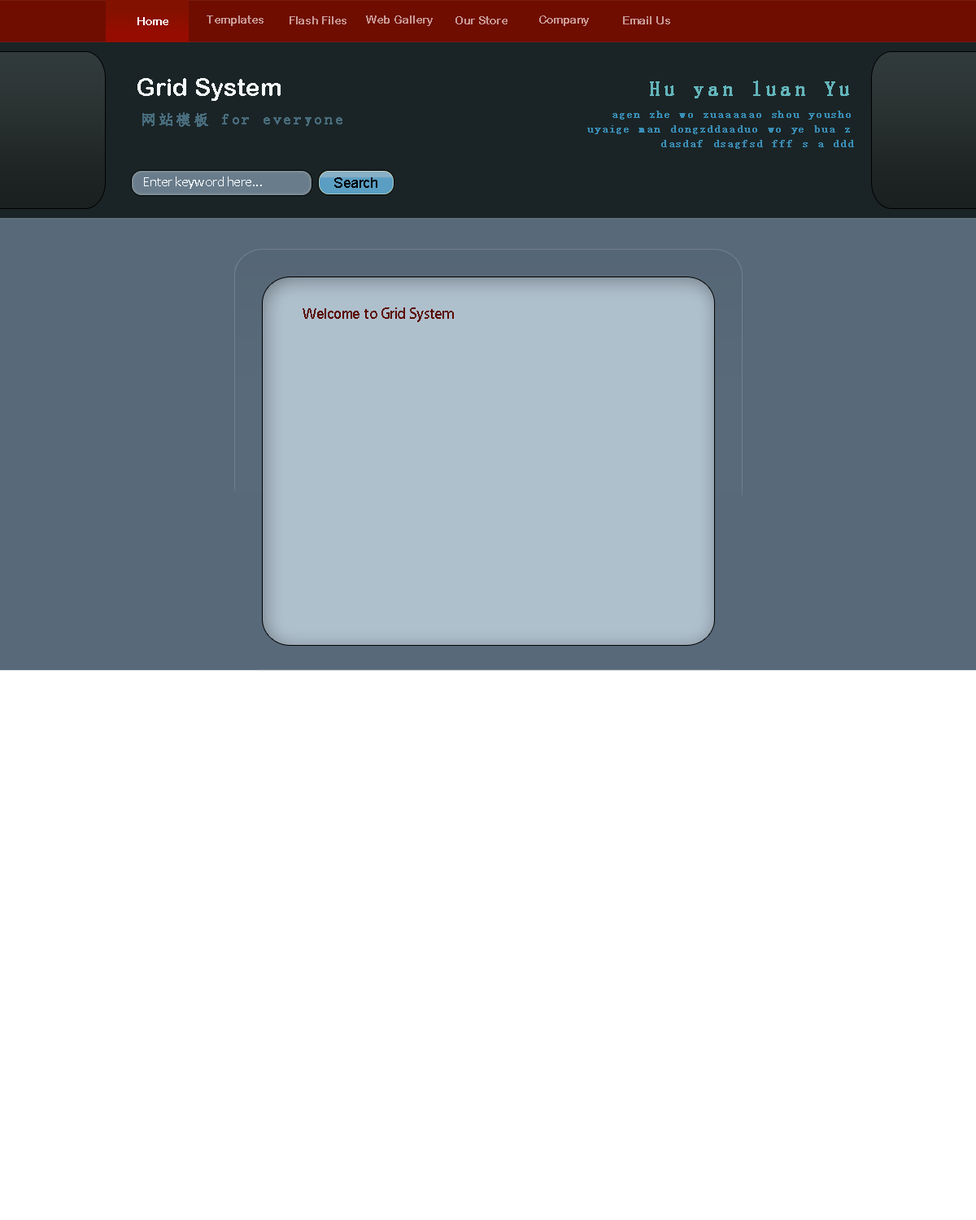
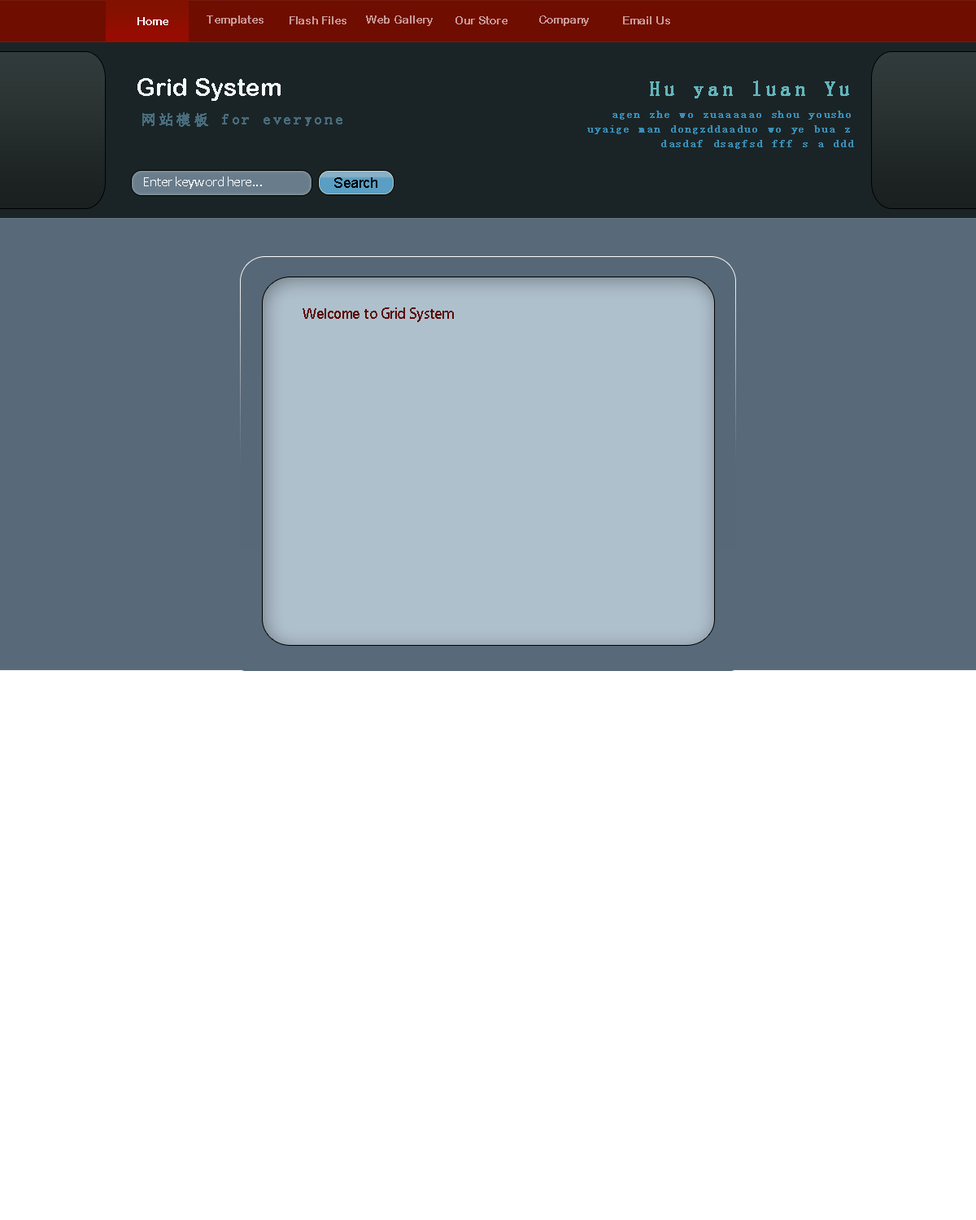
Revision of a layered 976×1220 image; what changed, layer by layer:
renamed "图层 8" to "圆角矩形 6", painted on it over [left=240, top=257, right=742, bottom=671]
removed layer "图层 7" over [left=234, top=489, right=743, bottom=497]
removed layer "圆角矩形 4" (was 16%) over [left=235, top=249, right=742, bottom=672]
